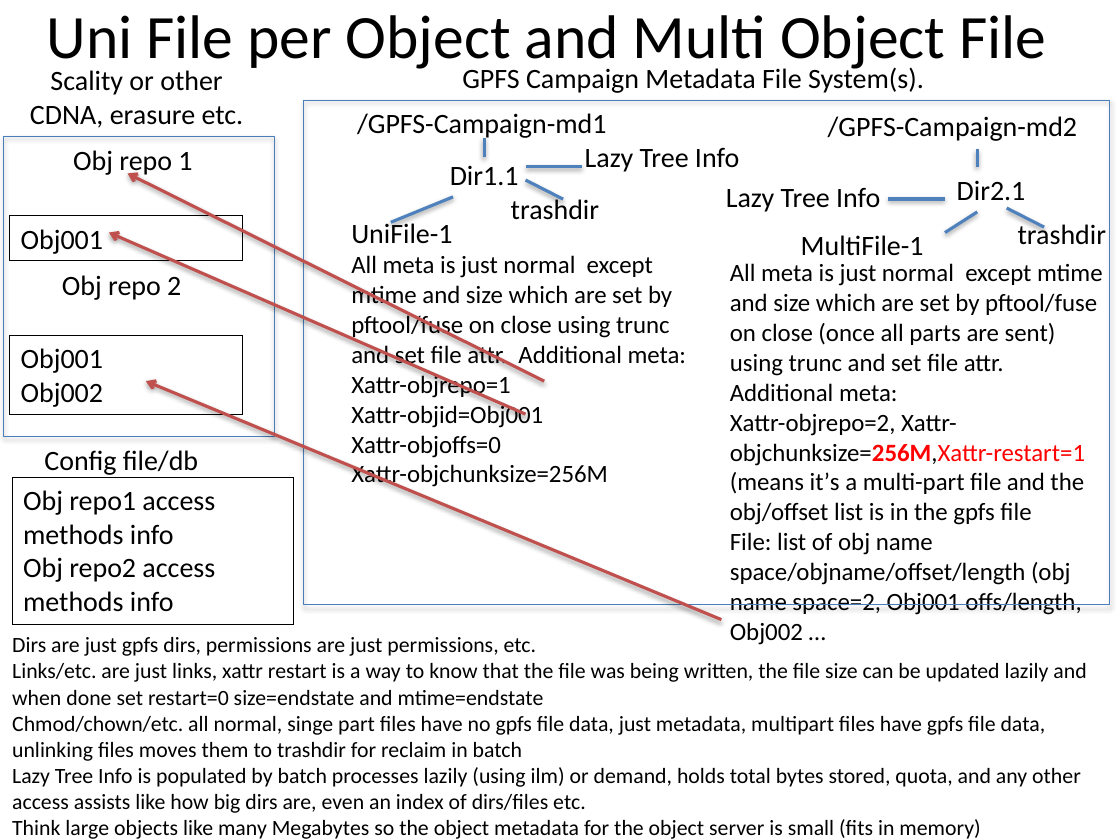
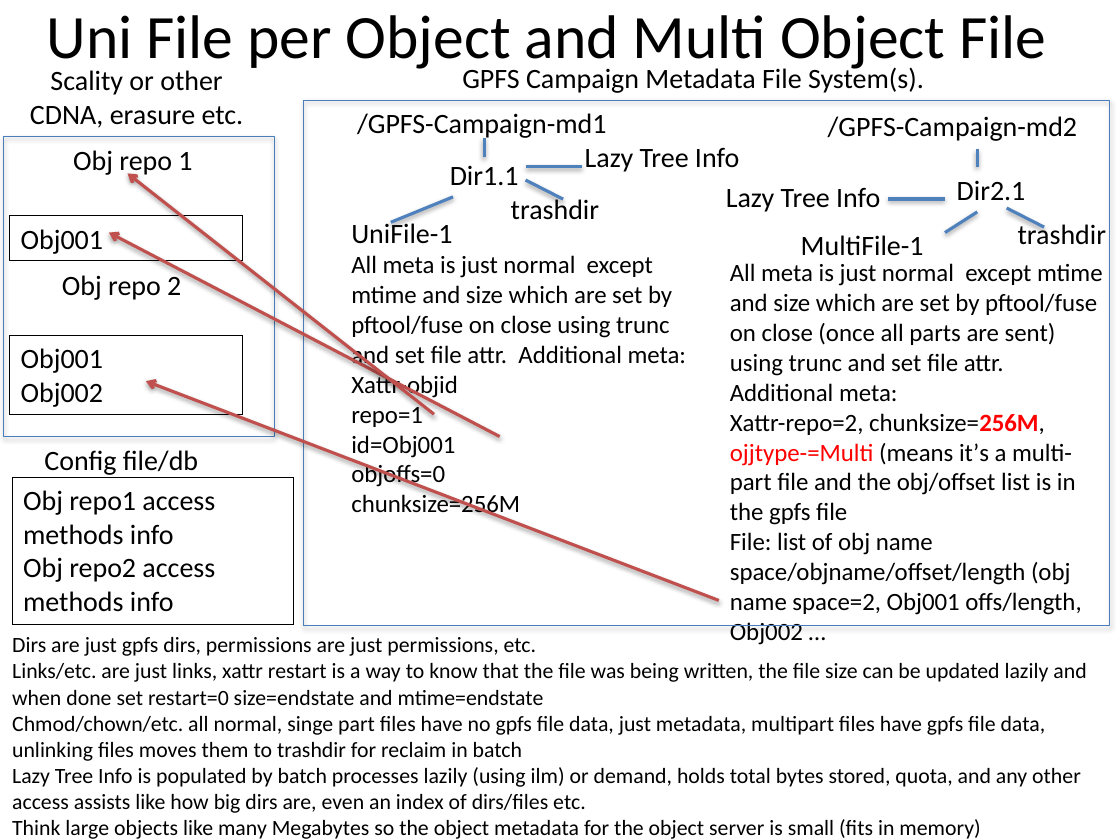
Before and after one commit to mar-file-system/marfs, a slide deck: slide 8 of Documentation/MarFS.pptx. Drawn at 1120x840 pixels with LibreOffice and Linux fonts; fonts in the diff are those of the drawing. Boxes give left, top, right and bottom in pixels: in the first picture for what was removed or moved away, otherwise in the second. Text is boxed around its words. In the diff, an @@ line names an element or a change of style, - is before the commit and + after.

```diff
--- a/Documentation/MarFS.pptx
+++ b/Documentation/MarFS.pptx
@@ rectangle: place and size @@
-rectangle at bbox=[304, 101, 1110, 606]
+rectangle at bbox=[304, 101, 1110, 626]
@@ arrow moved from (544, 381) - (128, 174) to (435, 414) - (128, 174) @@
@@ arrow moved from (525, 414) - (109, 233) to (500, 437) - (109, 233) @@
@@ arrow moved from (721, 619) - (146, 381) to (719, 600) - (146, 381) @@
@@ text at bbox=[351, 373, 520, 518]: text changed @@
-Xattr-objrepo=1
-Xattr-objid=Obj001
-Xattr-objoffs=0
-Xattr-objchunksize=256M
+Xattr-objid
+repo=1
+id=Obj001
+objoffs=0
+chunksize=256M
@@ text at bbox=[730, 413, 1076, 525]: text changed @@
-Xattr-objrepo=2, Xattr-objchunksize=256M,Xattr-restart=1 (means it’s a multi-part file and the obj/offset list is in the gpfs file
+Xattr-repo=2, chunksize=256M,
+ojjtype-=Multi (means it’s a multi-part file and the obj/offset list is in the gpfs file
```
Also in this commit, not shown: 2 other slides changed, 1 slide added, 2 other files.
